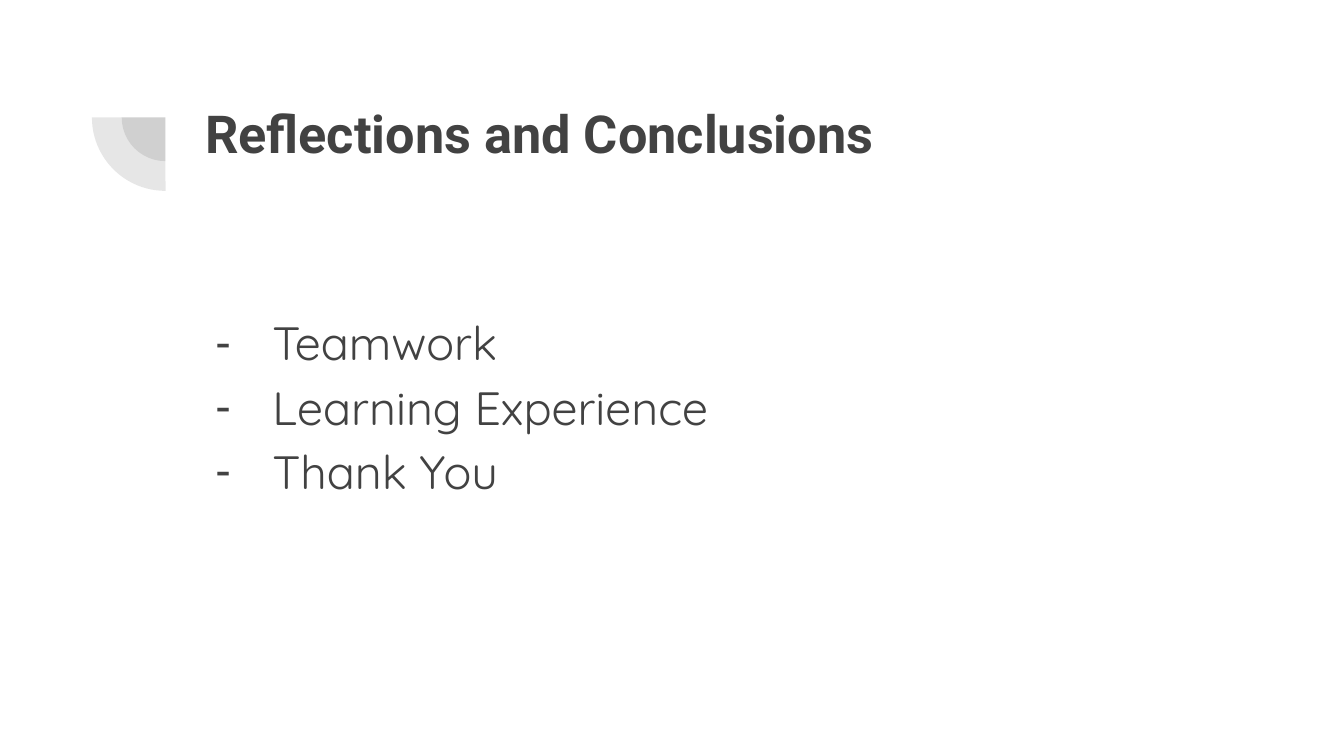
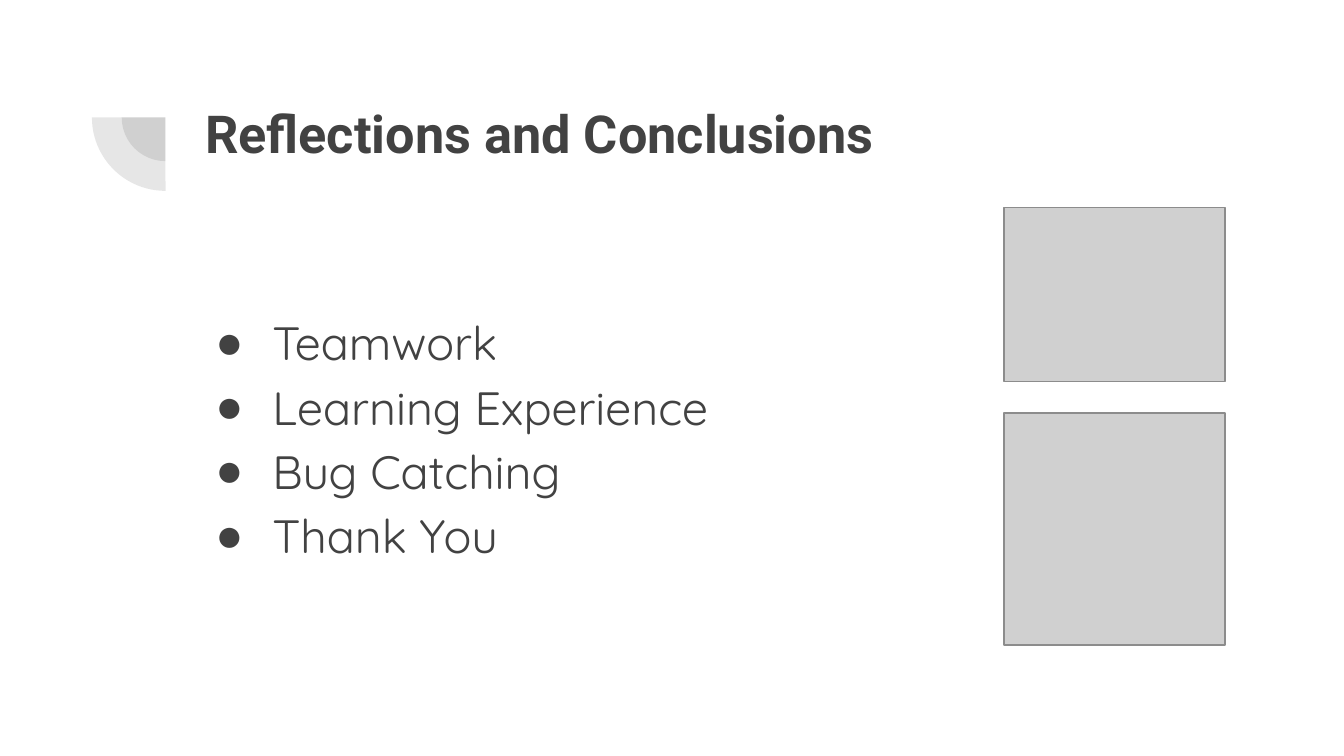
Before and after one commit to csci-362-01-2020/Best-Team, a slide deck: slide 16 of Best-Team_presentation.pptx (slide 13 before the commit). Drawn at 1344x756 pixels with LibreOffice and Linux fonts; fonts in the diff are those of the drawing; grey boxes stand for pictures. Boxes give left, top, right and bottom in pixels: in the first picture for what was removed or moved away, otherwise in the second. Text is boxed around its words. In the diff, an @@ line names an element or a change of style, - is before the commit and + after.

```diff
--- a/Best-Team_presentation.pptx
+++ b/Best-Team_presentation.pptx
@@ picture added at (1004, 208, 1224, 382) @@
@@ text at (272, 325, 709, 554): bullet - to ● @@
@@ picture added at (1004, 413, 1224, 644) @@
@@ text at (272, 454, 560, 499): paragraph added @@
+● Bug Catching
```
Also in this commit, not shown: 7 other slides changed, 8 slides added, 5 slides removed.
